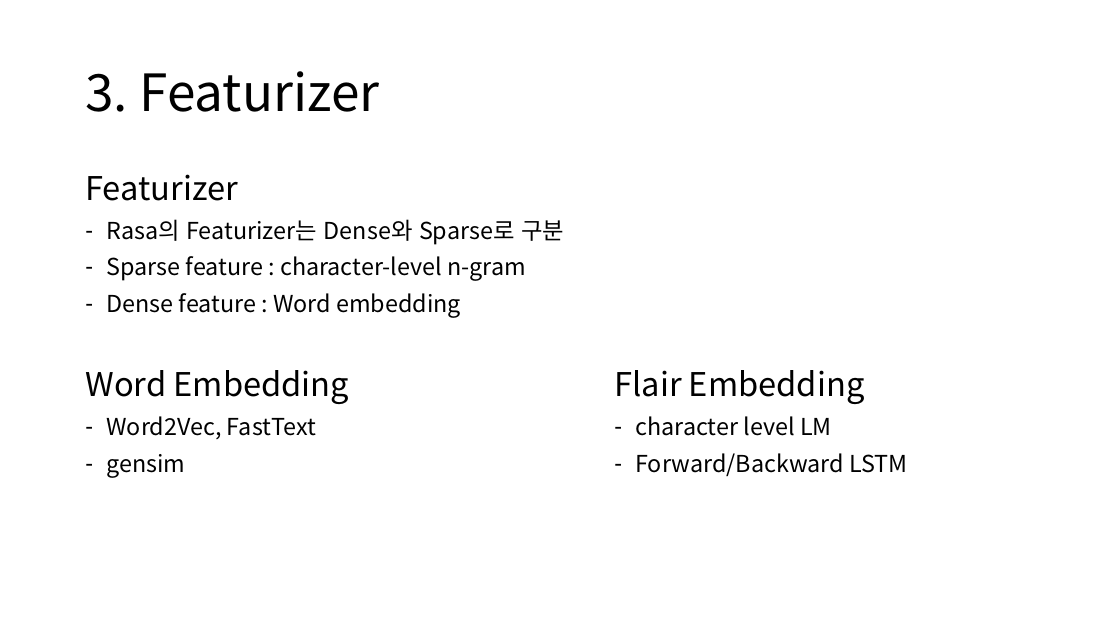
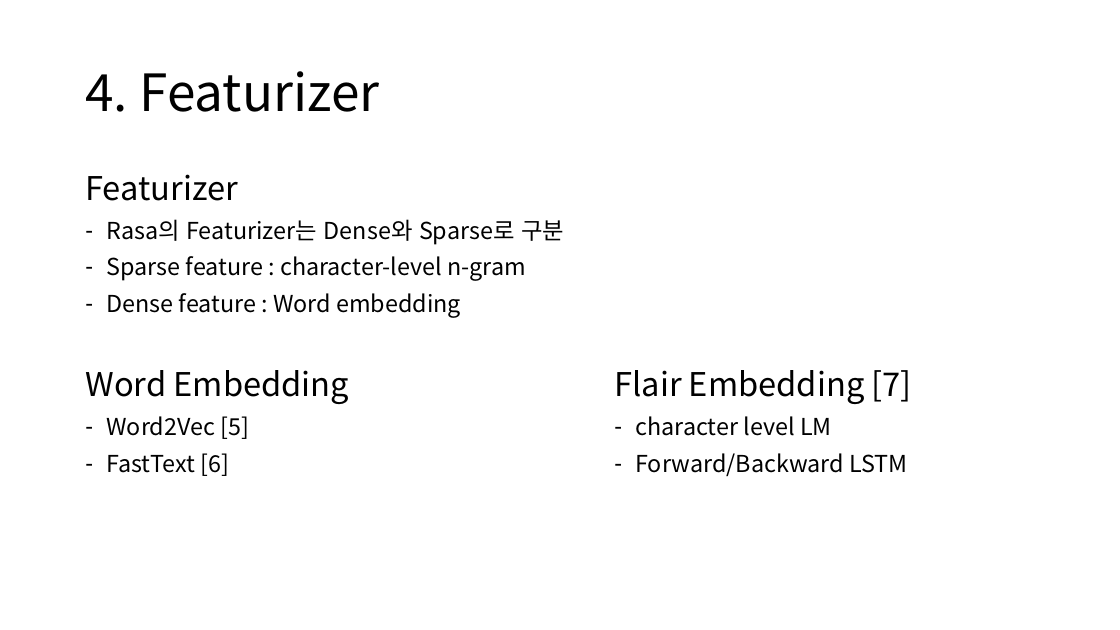
Before and after one commit to yongsun-yoon/chatbot, a slide deck: slide 8 of Rasa custom NLU 모델 개발.pptx (slide 9 before the commit). Drawn at 1120x630 pixels with LibreOffice and Linux fonts; fonts in the diff are those of the drawing. Boxes give left, top, right and bottom in pixels: in the first picture for what was removed or moved away, otherwise in the second. Text is boxed around its words. In the diff, an @@ line names an element or a change of style, - is before the commit and + after.

```diff
--- a/Rasa custom NLU 모델 개발.pptx
+++ b/Rasa custom NLU 모델 개발.pptx
@@ title at <box>85,71,380,112</box>: text changed @@
-3. Featurizer
+4. Featurizer
@@ text at <box>614,370,912,404</box>: text changed @@
-Flair Embedding
+Flair Embedding [7]
@@ text at <box>106,416,249,476</box>: text changed @@
-– Word2Vec, FastText
-– gensim
+– Word2Vec [5]
+– FastText [6]
```
Also in this commit, not shown: 8 other slides changed, 9 slides added, 3 slides removed, 26 other files.
